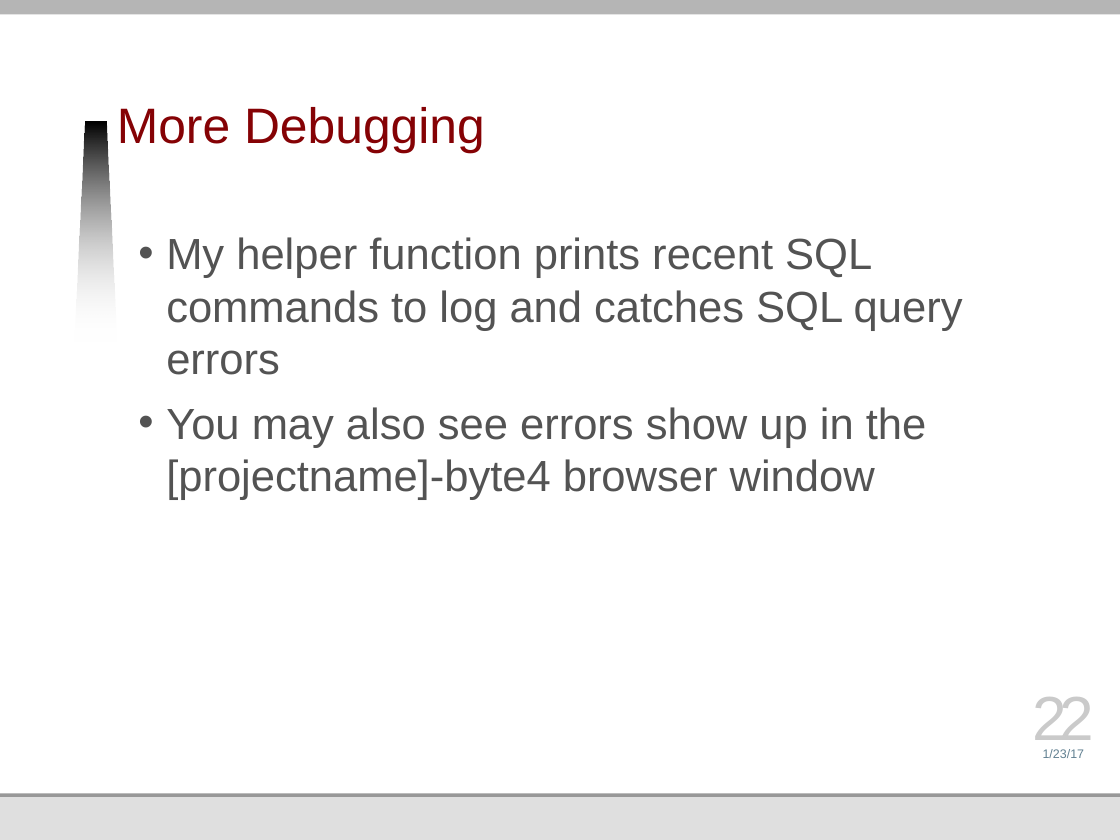
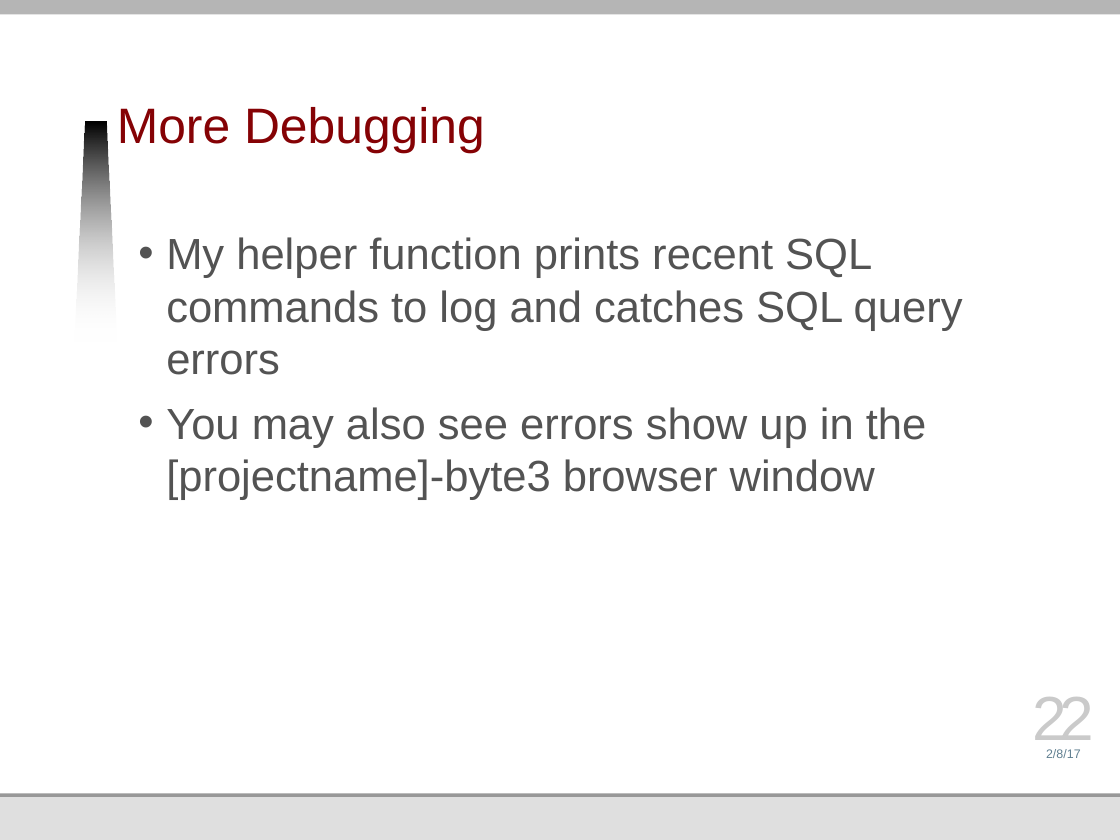
Before and after one commit to jmankoff/data, a slide deck: slide 22 of Lectures/Byte 3 Mobile.pptx. Drawn at 1120x840 pixels with LibreOffice and Linux fonts; fonts in the diff are those of the drawing; background and template pictures are left out. Boxes give left, top, right and bottom in pixels: in the first picture for what was removed or moved away, otherwise in the second. Text is boxed around its words. In the diff, an @@ line names an element or a change of style, - is before the commit and + after.

Commit message:
Cleaned up Viz overview slides. Modified Byte 3 slides.

```diff
--- a/Lectures/Byte 3 Mobile.pptx
+++ b/Lectures/Byte 3 Mobile.pptx
@@ text at (x1=166, y1=407, x2=926, y2=500): text changed @@
-• You may also see errors show up in the [projectname]-byte4 browser window
+• You may also see errors show up in the [projectname]-byte3 browser window
@@ text at (x1=1046, y1=749, x2=1081, y2=758): text changed @@
-1/23/17
+2/8/17
```
Also in this commit, not shown: 22 other slides changed, 1 other file.
